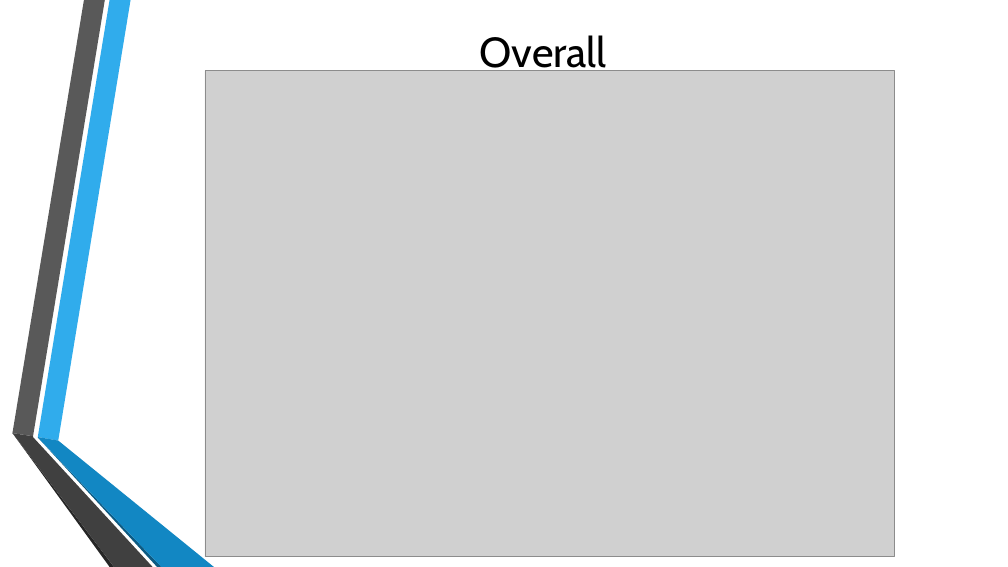
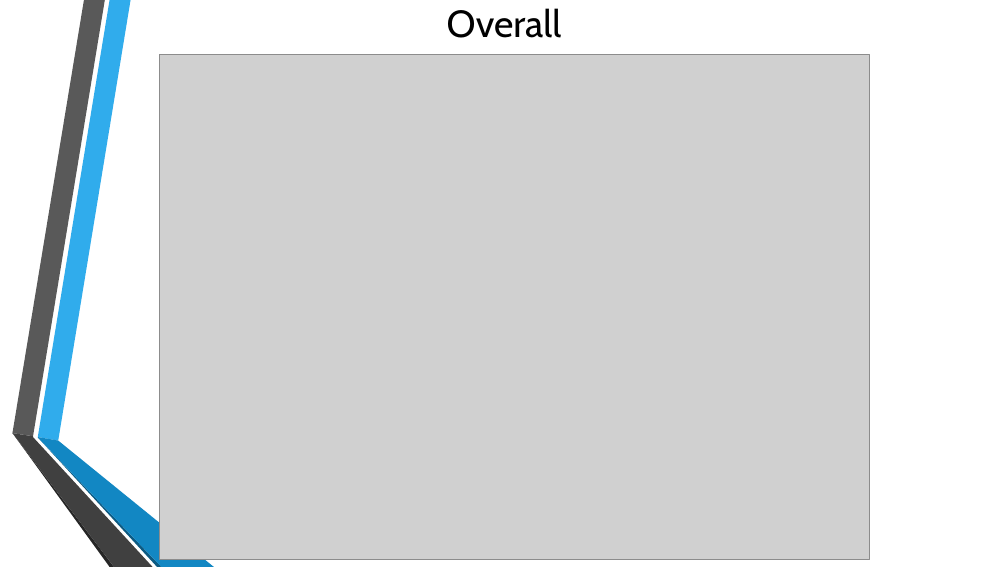
Before and after one commit to SC-One/ClusteringDataStream, a slide deck: slide 9 of Presentation/Data Mining in clustering.pptx. Drawn at 1008x567 pixels with LibreOffice and Linux fonts; fonts in the diff are those of the drawing; grey boxes stand for pictures; background and template pictures are left out. Boxes give left, top, right and bottom in pixels: in the first picture for what was removed or moved away, otherwise in the second. Text is boxed around its words. In the diff, an @@ line names an element or a change of style, - is before the commit and + after.

```diff
--- a/Presentation/Data Mining in clustering.pptx
+++ b/Presentation/Data Mining in clustering.pptx
@@ title "Overall": place and size @@
-title "Overall" at (480, 35, 607, 77)
+title "Overall" at (447, 8, 561, 38)
@@ title "Overall" at (447, 8, 561, 38): size 40 to 36 pt @@
@@ picture: place and size @@
-picture at (205, 71, 895, 557)
+picture at (160, 54, 870, 560)
```
Also in this commit, not shown: 2 other slides changed, 1 slide added, 5 other files.
